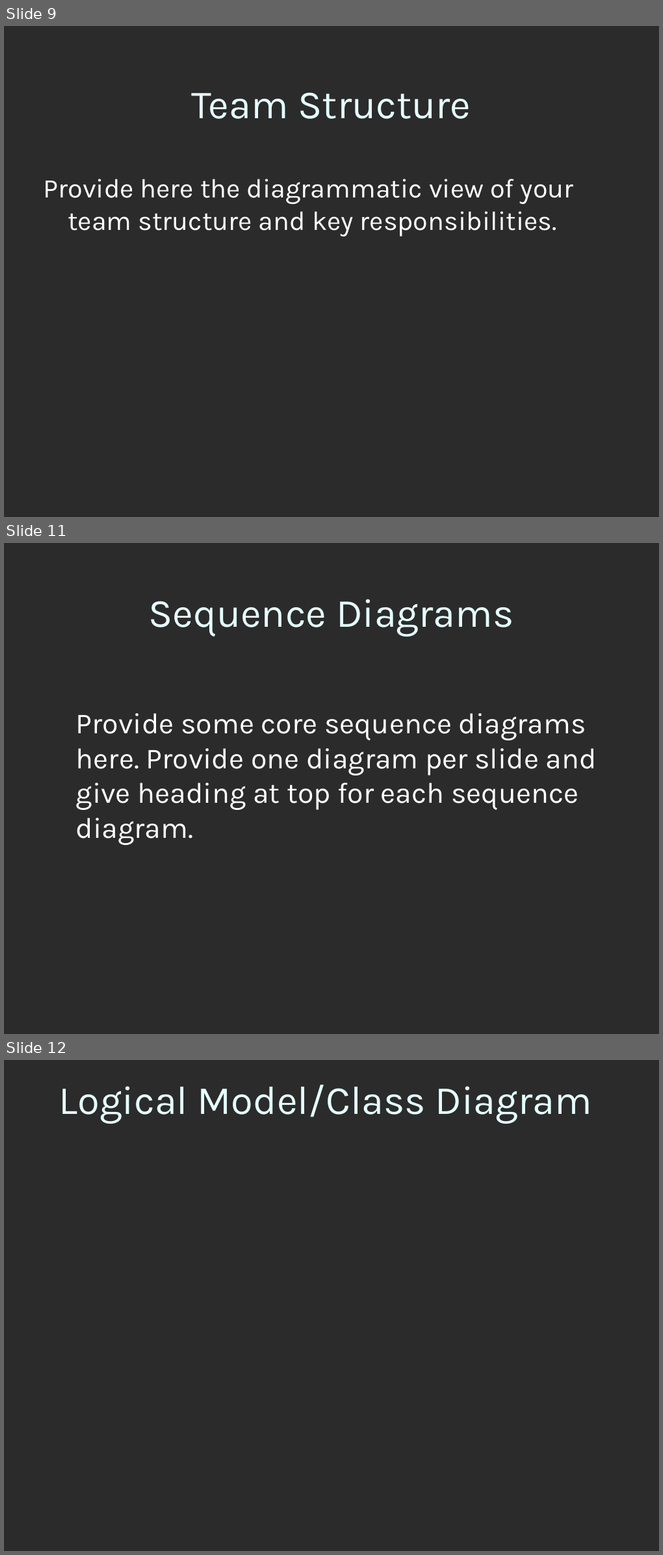
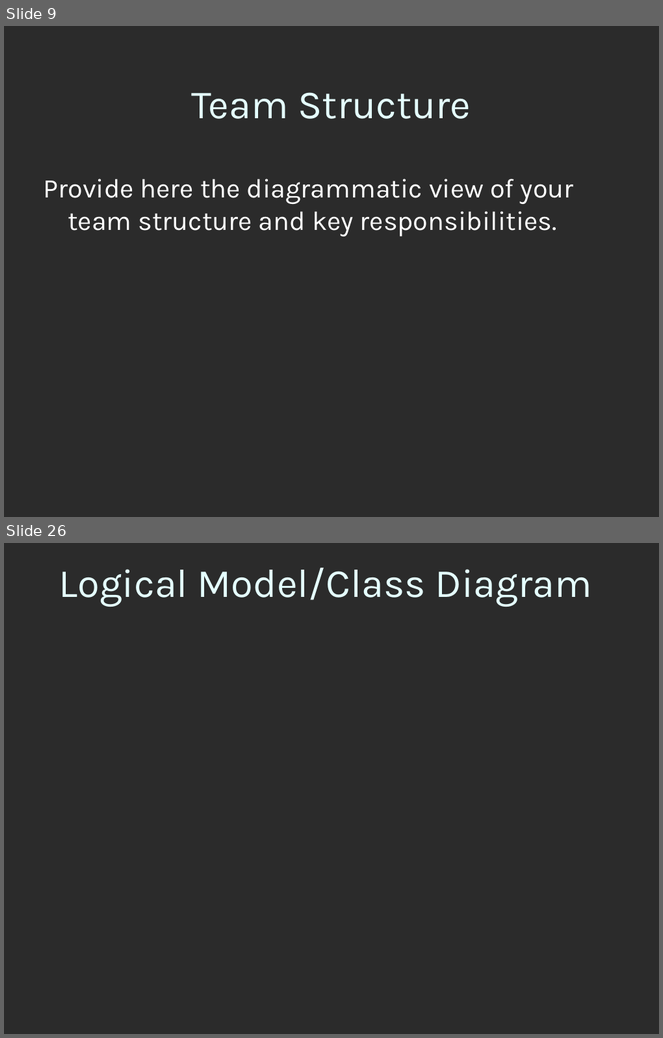
Before and after one commit to afraz-malik/faculty-directory, a slide deck: 5. Final Deliverable/5. Final Delieverable/3-SamplePresentation.ppt. Shown one above the other, each under a label of ours: slides 9, 11 and 12 before the commit, slides 9 and 26 after it; the slides between them are not shown. The pictures are 663x1555 and 663x1038 pixels, drawn with LibreOffice and Linux fonts; fonts in the diff are those of the drawing; background and template pictures are left out; a plain dark background stands for a picture behind light text. Boxes give left, top, right and bottom in pixels: in the first picture for what was removed or moved away, otherwise in the second. Text is boxed around its words. In the diff, an @@ line names an element or a change of style, - is before the commit and + after.

```diff
--- a/5. Final Deliverable/5. Final Delieverable/3-SamplePresentation.ppt
+++ b/5. Final Deliverable/5. Final Delieverable/3-SamplePresentation.ppt
@@ slide 11 removed at (4, 543, 659, 1034), background picture (left out) @@
@@ title removed at (148, 599, 514, 637) @@
-Sequence Diagrams
@@ subtitle removed at (76, 713, 597, 845) @@
-Provide some core sequence diagrams here. Provide one diagram per slide and give heading at top for each sequence diagram.
@@ what was slide 12 is now slide 26 @@
```
Also in this commit, not shown: 1 slide changed, 21 slides added, 6 other slides removed, 3 other files.
